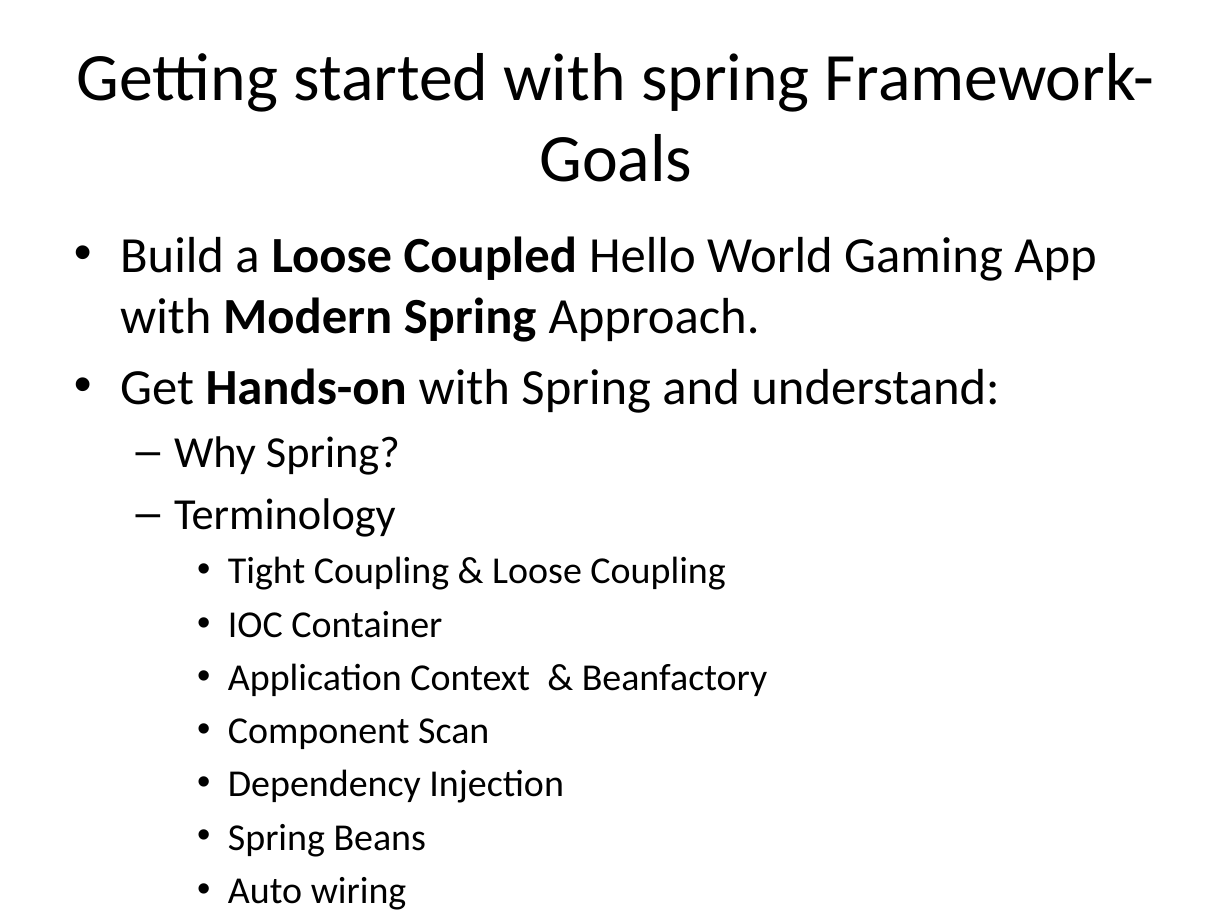
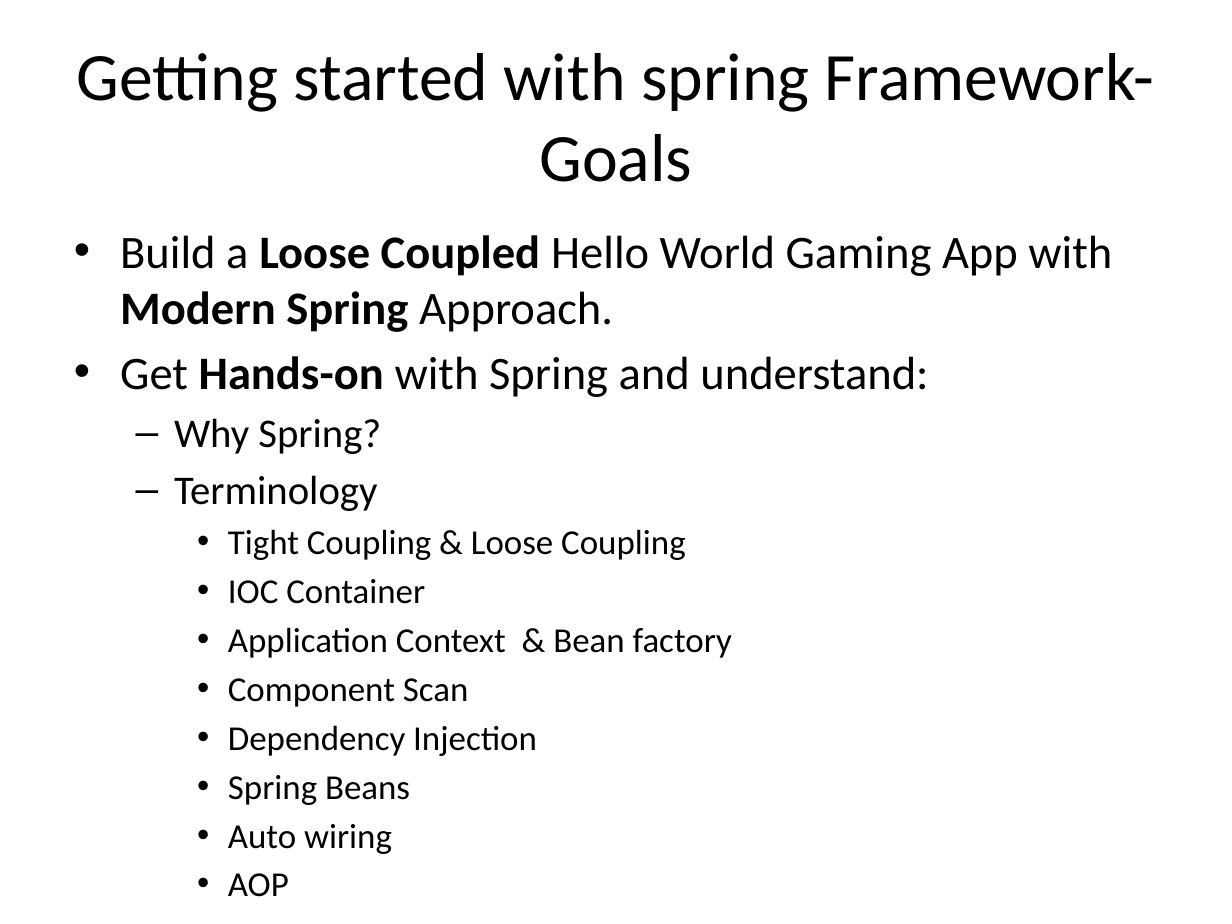
Before and after one commit to rameshcoderepository/SpringDocuments, a slide deck: slide 2 of Spring Documents.pptx (slide 23 before the commit). Drawn at 1232x924 pixels with LibreOffice and Linux fonts; fonts in the diff are those of the drawing. Boxes give left, top, right and bottom in pixels: in the first picture for what was removed or moved away, otherwise in the second. Text is boxed around its words. In the diff, an @@ line names an element or a change of style, - is before the commit and + after.

```diff
--- a/Spring Documents.pptx
+++ b/Spring Documents.pptx
@@ text at [120, 235, 1112, 805]: paragraph added @@
+    • AOP
@@ text at [120, 235, 1112, 805]: size 29.6 to 27.2 pt in "Build a Loose Coupled Hello World Gaming ...", "Get Hands-on with Spring and understand:"; size 25.9 to 23.8 pt in "Why Spring?", "Terminology"; size 22.2 to 20.4 pt in "Tight Coupling & Loose Coupling", "IOC Container", "Component Scan", "Dependency Injection" and 2 more places @@
@@ text at [228, 627, 732, 658]: text changed; size 22.2 to 20.4 pt @@
-    • Application Context & Beanfactory
+    • Application Context & Bean factory
```
Also in this commit, not shown: 1 other slide changed, 1 slide added, 22 slides removed, 12 other files.
